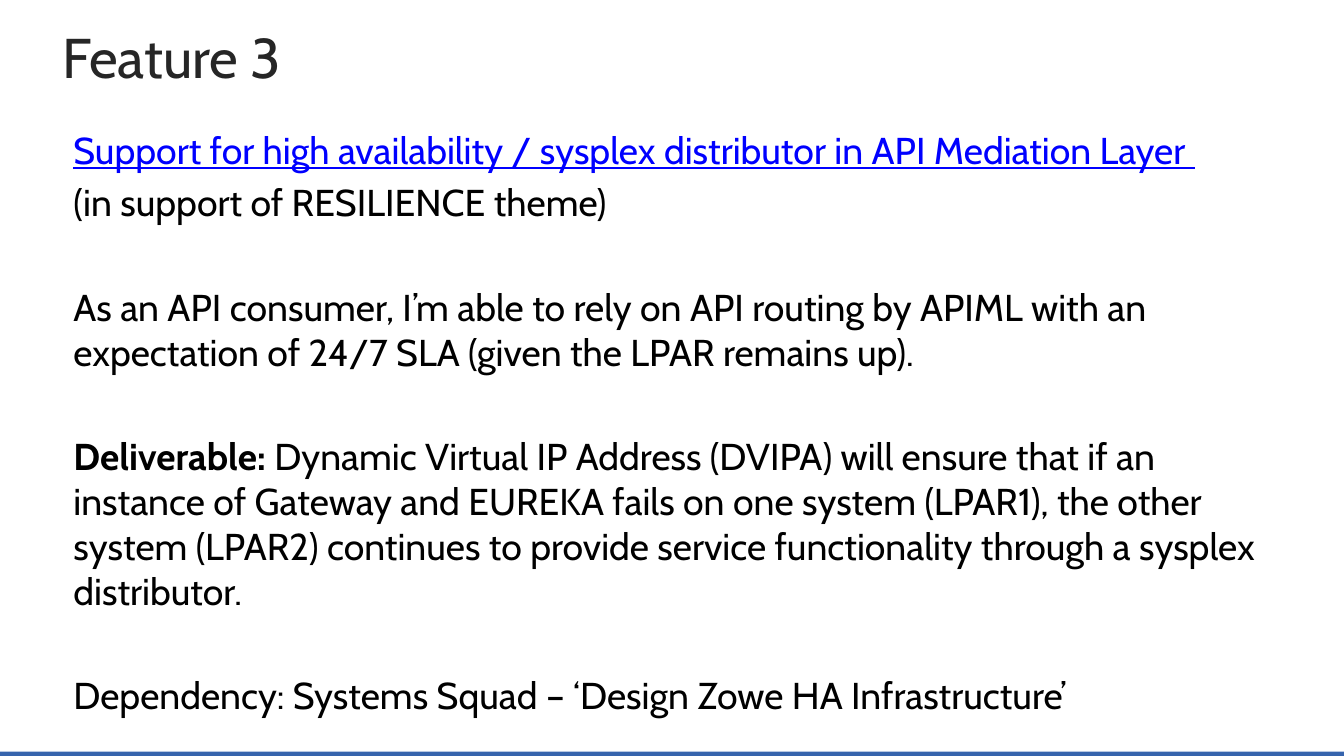
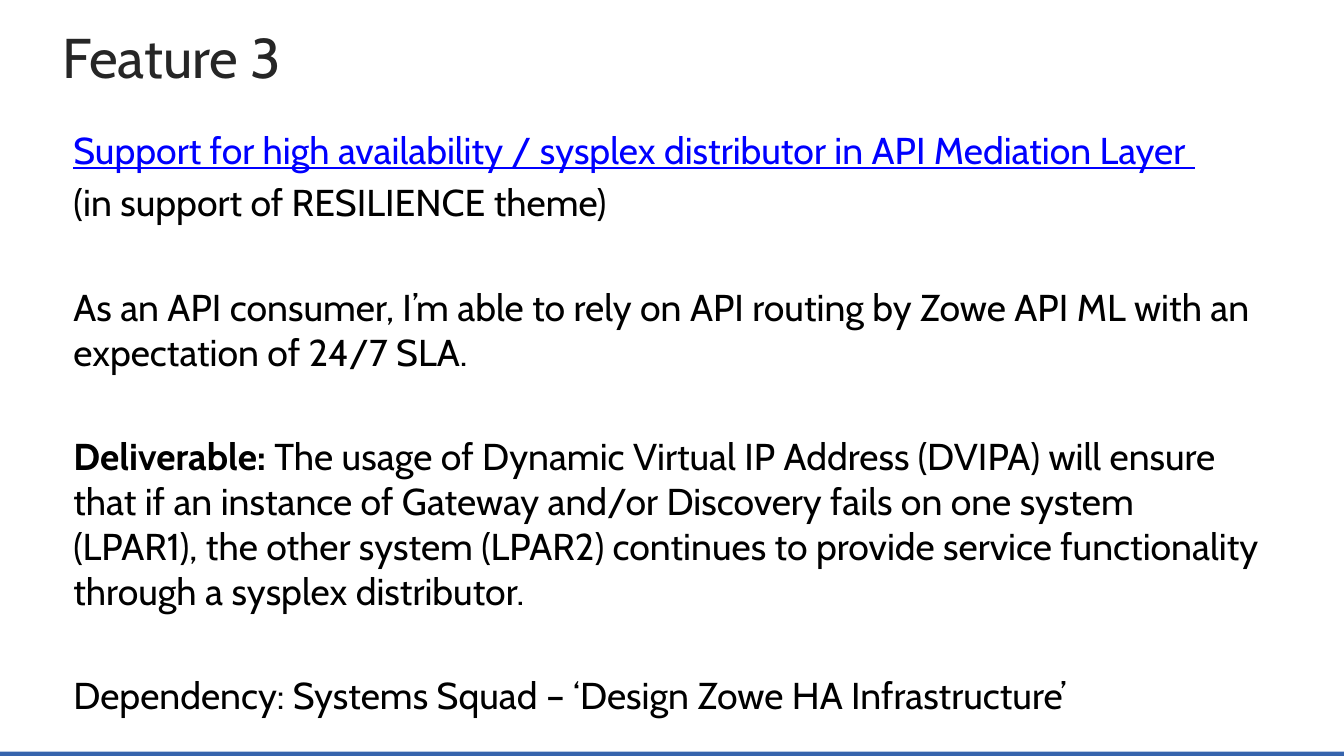
Before and after one commit to zowe/community, a slide deck: slide 8 of Project Management/20PI3 Planning/Zowe Community Squad Focus for 20PI3.pptx. Drawn at 1344x756 pixels with LibreOffice and Linux fonts; fonts in the diff are those of the drawing; background and template pictures are left out. Boxes give left, top, right and bottom in pixels: in the first picture for what was removed or moved away, otherwise in the second. Text is boxed around its words. In the diff, an @@ line names an element or a change of style, - is before the commit and + after.

```diff
--- a/Project Management/20PI3 Planning/Zowe Community Squad Focus for 20PI3.pptx
+++ b/Project Management/20PI3 Planning/Zowe Community Squad Focus for 20PI3.pptx
@@ text at (73,293,1258,613): text changed @@
-As an API consumer, I’m able to rely on API routing by APIML with an expectation of 24/7 SLA (given the LPAR remains up).
-Deliverable: Dynamic Virtual IP Address (DVIPA) will ensure that if an instance of Gateway and EUREKA fails on one system (LPAR1), the other system (LPAR2) continues to provide service functionality through a sysplex distributor.
+As an API consumer, I’m able to rely on API routing by Zowe API ML with an expectation of 24/7 SLA.
+Deliverable: The usage of Dynamic Virtual IP Address (DVIPA) will ensure that if an instance of Gateway and/or Discovery fails on one system (LPAR1), the other system (LPAR2) continues to provide service functionality through a sysplex distributor.
```
Also in this commit, not shown: 2 other slides changed.
